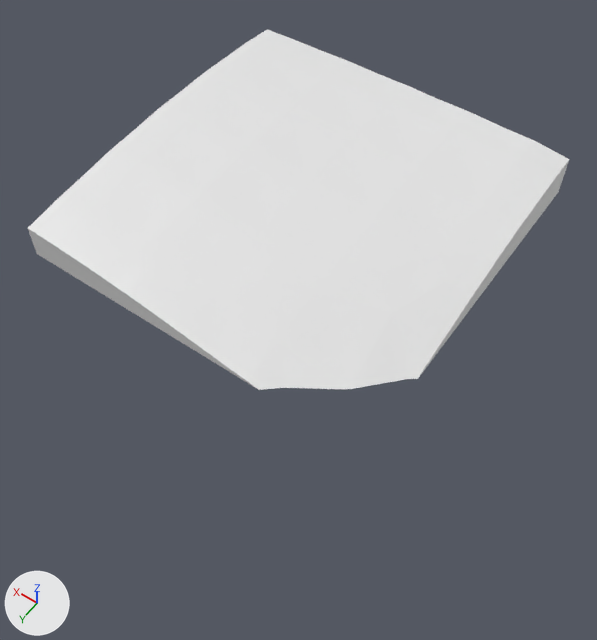
Before and after pictures for a commit that changed the glTF model assets/terrain/surface_pieces/surf_8_30.glb.
The view is the same before and after, from a camera (50 mm lens) standing at (-71.99, -36.04, -17.08) and looking at (-67.42, -42.44, -27.13). Lighting does not change. The marker at lower left points along +X, +Y and +Z. The picture after the commit comes second. Where no turn or scale is listed for an object, it has been applied to the vertices.

The scene before the commit, as lines of its bpy script (objects in view):
```python
me_geometry_0 = bpy.data.meshes.new('geometry_0')
me_geometry_0.from_pydata(...)  # 86 vertices, 168 faces; spans x -70.0..-65.0, y -45.0..-40.0, z -25.0..-24.25
ob_geometry_0 = bpy.data.objects.new('geometry_0', me_geometry_0)
ob_geometry_0.location = (0.0, 0.0, 0.0)
```
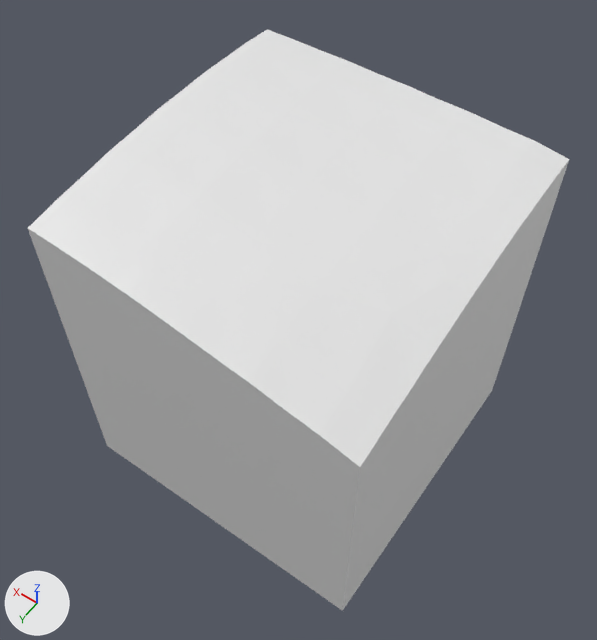
Boxes (x1, y1, x2, y2) around the edits, measured in the pictures (597 x 640 px; the box of a moved part takes in the faces that stretch with it):
'geometry_0', reshaped (61% taller): before (28, 29, 569, 390); after (28, 29, 569, 611)
part 1 of me_geometry_0, moved or reshaped: before (28, 141, 569, 390); after (28, 141, 569, 611)

The change, as a diff of the scene's bpy script:
```diff
--- a/assets/terrain/surface_pieces/surf_8_30.glb.py
+++ b/assets/terrain/surface_pieces/surf_8_30.glb.py
@@ me_geometry_0 @@
 # used by ob_geometry_0; location = (0.0, 0.0, 0.0)
-me_geometry_0.from_pydata(...)  # 86 vertices, 168 faces; spans x -70.0..-65.0, y -45.0..-40.0, z -25.0..-24.25
+me_geometry_0.from_pydata(...)  # 87 vertices, 170 faces; spans x -70.0..-65.0, y -45.0..-40.0, z -30.0..-24.25
+# me_geometry_0 part 1
+# 8 vertices are removed from x -70.0..-65.0, y -45.0..-40.0, z -25.0
+# 66 faces are deleted
+# 2 vertices move from x -69.9..-68.82, y -41.11..-40.19, z -25.0 to x -70.0..-69.01, y -41.0..-40.0, z -25.09..-25.05
+# 9 vertices are added at x -70.0..-65.0, y -45.0..-40.0, z -30.0..-25.01
+# 68 new faces join them
```
